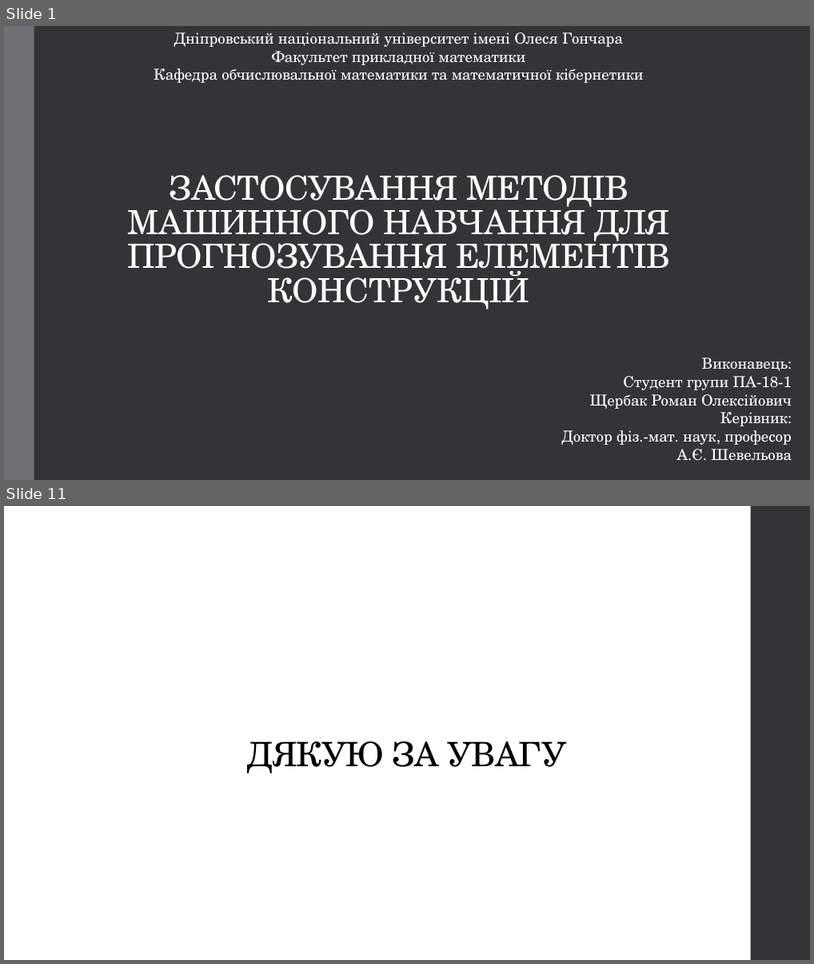
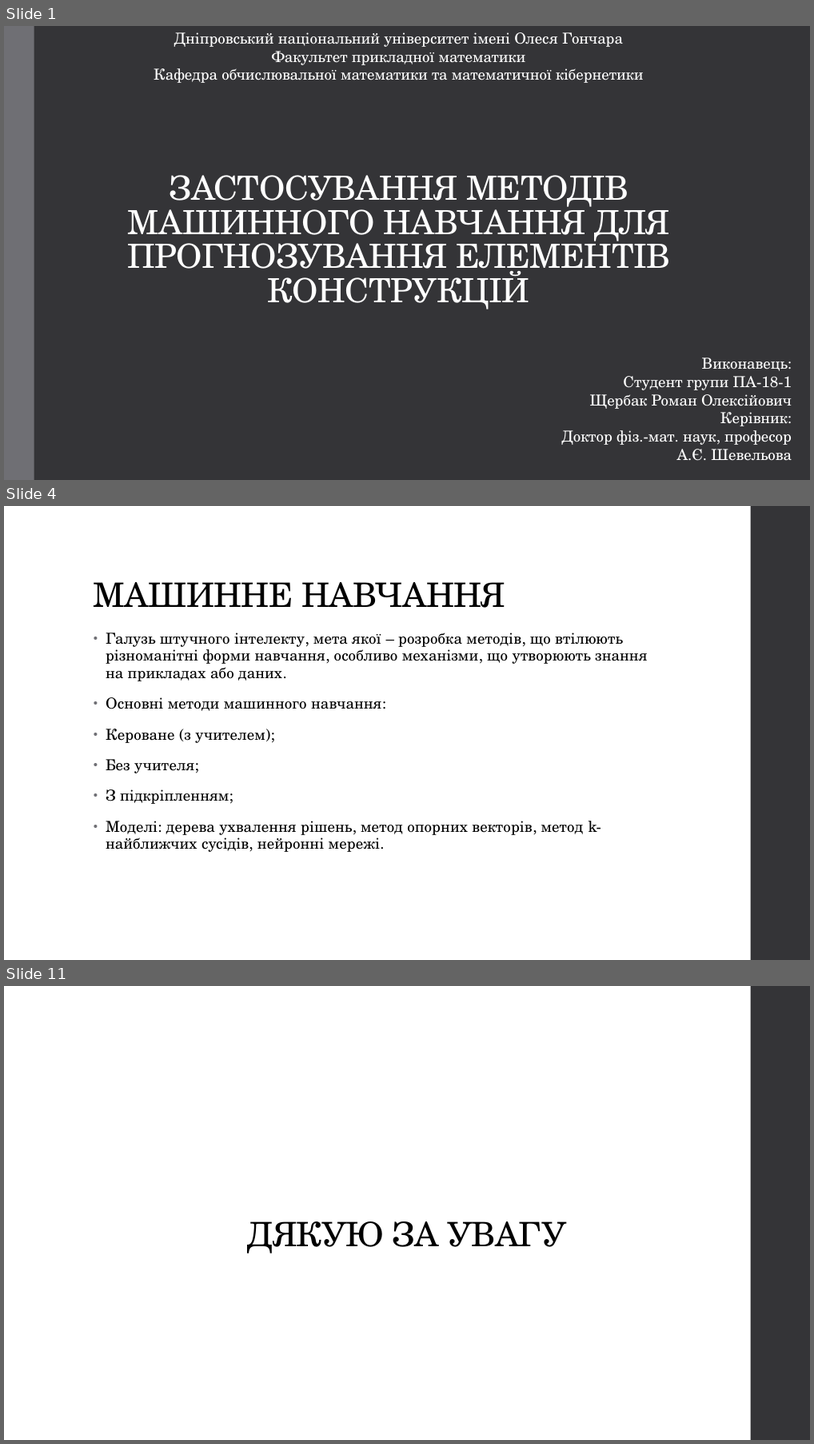
Before and after one commit to Romchyk-S/Thesis, a slide deck: Застосування методів машинного навчання для прогнозування елементів конструкцій.pptx. Shown one above the other, each under a label of ours: slides 1 and 11 before the commit, slides 1, 4 and 11 after it; the slides between them are not shown. The pictures are 814x964 and 814x1444 pixels, drawn with LibreOffice and Linux fonts; fonts in the diff are those of the drawing. Boxes give left, top, right and bottom in pixels: in the first picture for what was removed or moved away, otherwise in the second. Text is boxed around its words. In the diff, an @@ line names an element or a change of style, - is before the commit and + after.

```diff
--- a/Застосування методів машинного навчання для прогнозування елементів конструкцій.pptx
+++ b/Застосування методів машинного навчання для прогнозування елементів конструкцій.pptx
@@ slide 4 added at (4,506,810,960), background #FFFFFF; not listed: 1 template element that a slide beside it also shows @@
@@ title added at (94,582,506,608), 40 pt, text #000000 @@
+МАШИННЕ НАВЧАННЯ
@@ text added at (106,632,647,852), 18 pt, text #000000 @@
+• Галузь штучного інтелекту, мета якої – розробка методів, що втілюють різноманітні форми навчання, особливо механізми, що утворюють знання на прикладах або даних.
+• Основні методи машинного навчання:
+• Кероване (з учителем);
+• Без учителя;
+• З підкріпленням;
+• Моделі: дерева ухвалення рішень, метод опорних векторів, метод k-найближчих сусідів, нейронні мережі.
```
Also in this commit, not shown: 3 slides changed, 5 other slides added, 6 slides removed, 2 other files.
